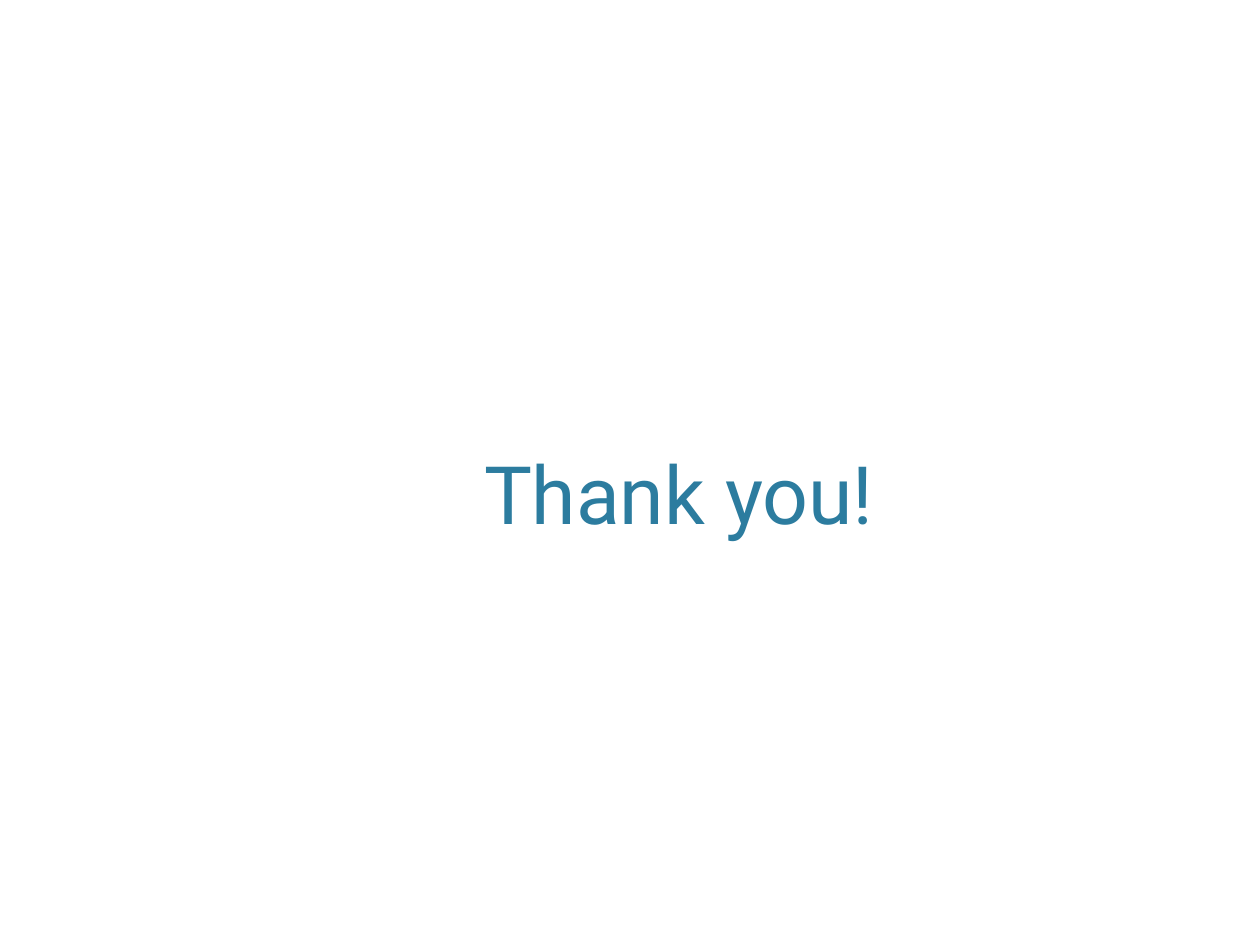
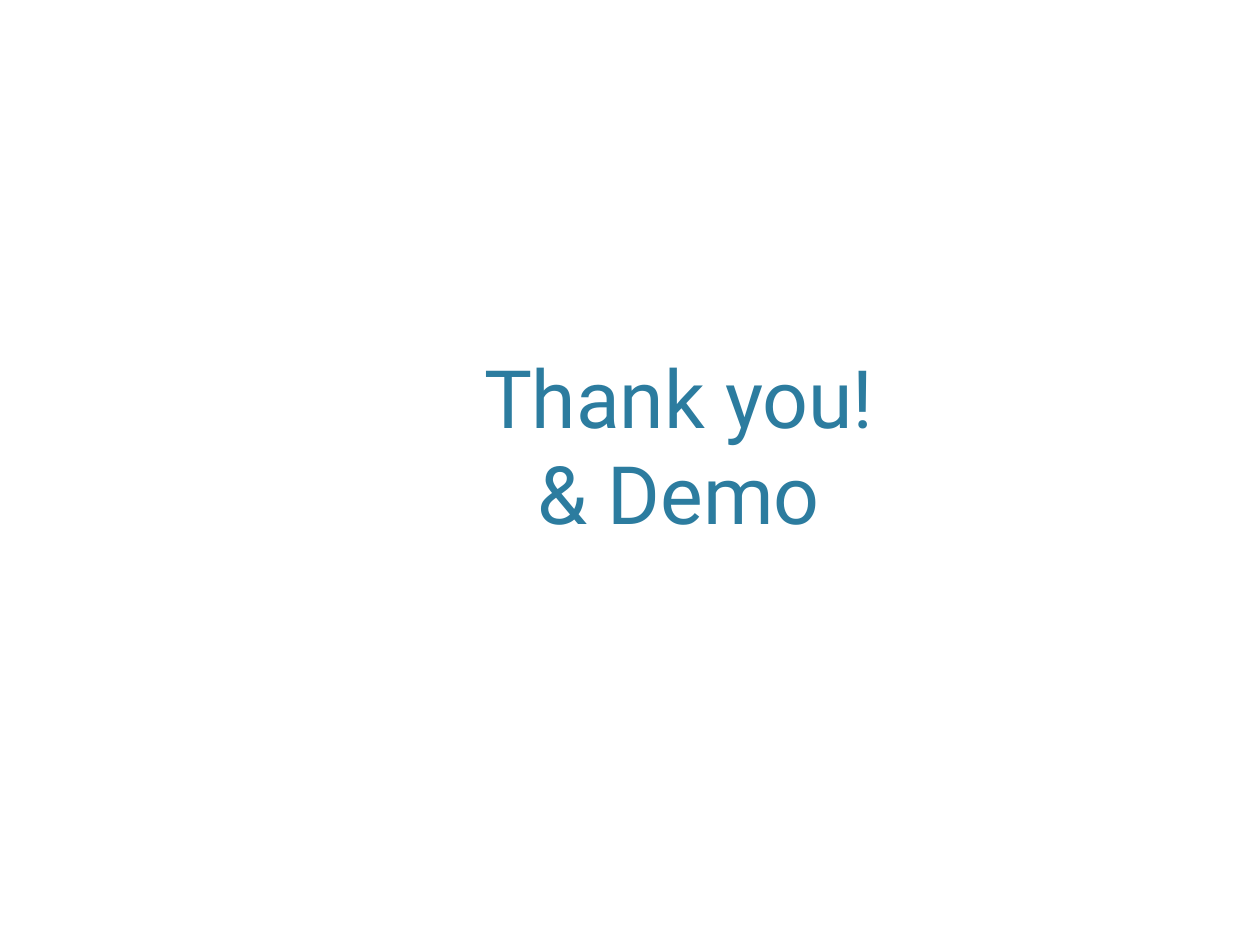
Before and after one commit to ismajilv/enterprise-system-integration-project-javaspring, a slide deck: slide 13 of project/report/presentation/Presentation.pptx (slide 12 before the commit). Drawn at 1260x945 pixels with LibreOffice and Linux fonts; fonts in the diff are those of the drawing; background and template pictures are left out. Boxes give left, top, right and bottom in pixels: in the first picture for what was removed or moved away, otherwise in the second. Text is boxed around its words. In the diff, an @@ line names an element or a change of style, - is before the commit and + after.

```diff
--- a/project/report/presentation/Presentation.pptx
+++ b/project/report/presentation/Presentation.pptx
@@ title at [484, 367, 873, 525]: text changed @@
-Thank you!
+Thank you!
+& Demo
```
Also in this commit, not shown: 2 other slides changed, 1 slide added, 1 other file.
